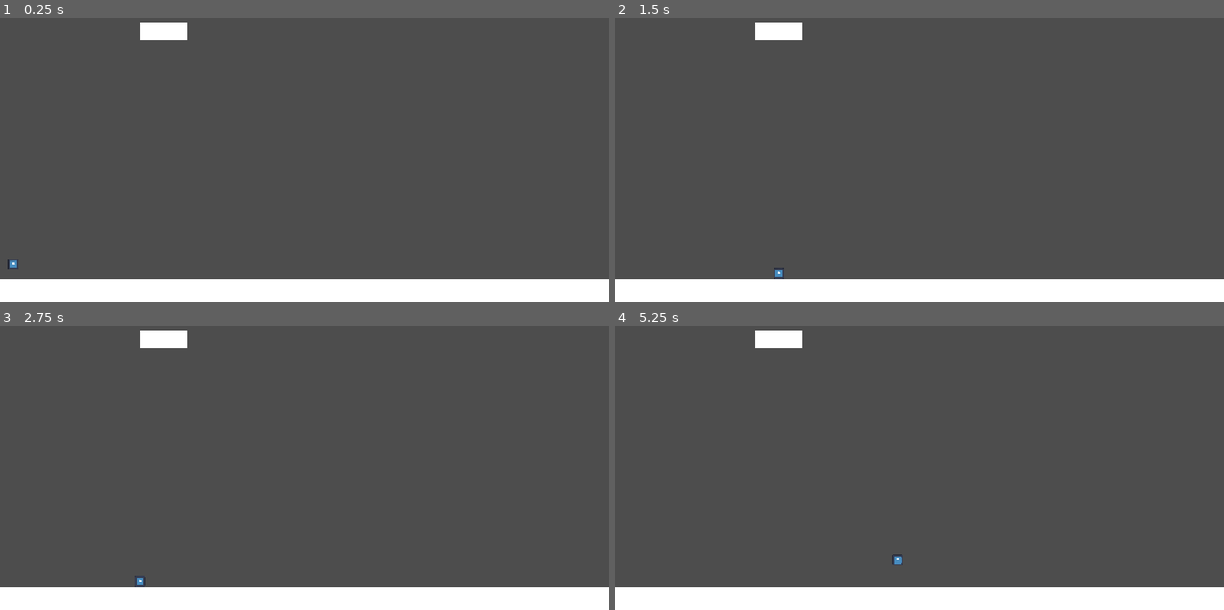
Above: before the commit, frames 1-4 (two rows, left to right).
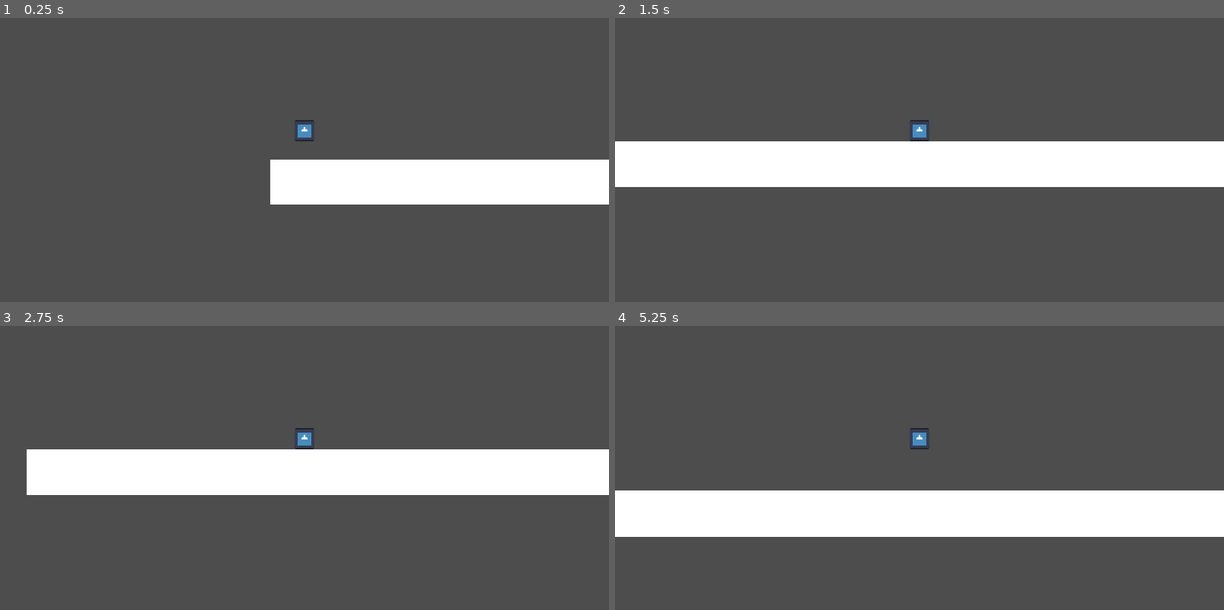
Above: after the commit, the same moments.

Repository: wazuwazu55/Game-Jam-week-two
Game: Godot game, scene res://node_2d.tscn
The game is run twice, just before and just after one commit, with the same random seed, the same clock (stepped at 60 frames per second) and the same inputs. The engine's default icon, where the game draws it, is replaced by a stand-in: a white triangle on a blue panel in a dark square.
Inputs:
- Up to frame 1 (0.25 s): no input
- Up to frame 2 (1.5 s): tap Enter (ui_accept) at 0.5, 0.77 s; hold Right (ui_right) from 0.53 s (still down)
- Up to frame 3 (2.75 s): tap Enter (ui_accept) at 1.52 s; release Right (ui_right) at 2.03 s; hold Left (ui_left) from 2.03 s (still down)
- Up to frame 4 (5.25 s): release Left (ui_left) at 2.78 s; hold Right (ui_right) 2.78-4.28 s; tap Enter (ui_accept) at 3.02, 3.77, 4.52 s; hold Left (ui_left) 4.28-5.03 s; hold Right (ui_right) from 5.03 s (still down)

The runs differ from the first frame. In frame 1, 17% of the frame differs, in the area x 0-100%, y 1-100%; in frame 2, 25%; in frame 3, 24%; in frame 4, 25%.

Commit message:
attached cam to player body

Diff:
--- a/gamejamweek2/node_2d.tscn
+++ b/gamejamweek2/node_2d.tscn
@@ -47,3 +47,8 @@
 scale = Vector2(19.991613, 20.050776)
 mesh = SubResource("QuadMesh_vyfme")
 texture = ExtResource("2_epypp")
+
+[node name="Camera2D" type="Camera2D" parent="CharacterBody2D" unique_id=828360797]
+position = Vector2(1.9073486e-06, 6.1035156e-05)
+scale = Vector2(0.5525728, -0.45497188)
+zoom = Vector2(1.925, 1.925)
